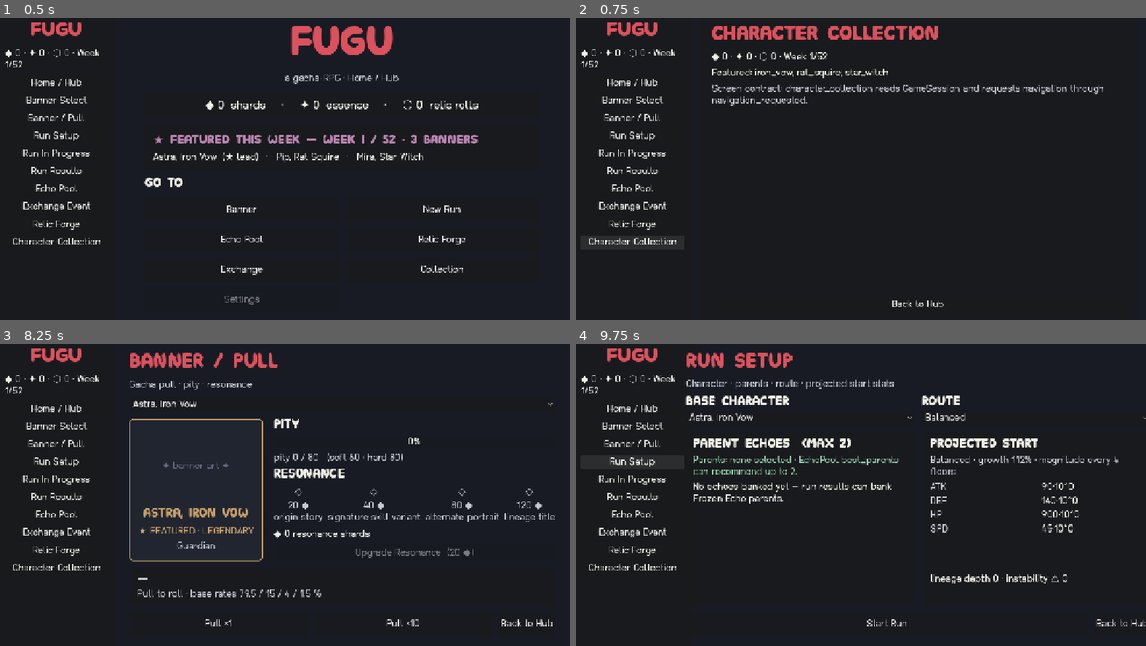
Above: before the commit, frames 1-4 (two rows, left to right).
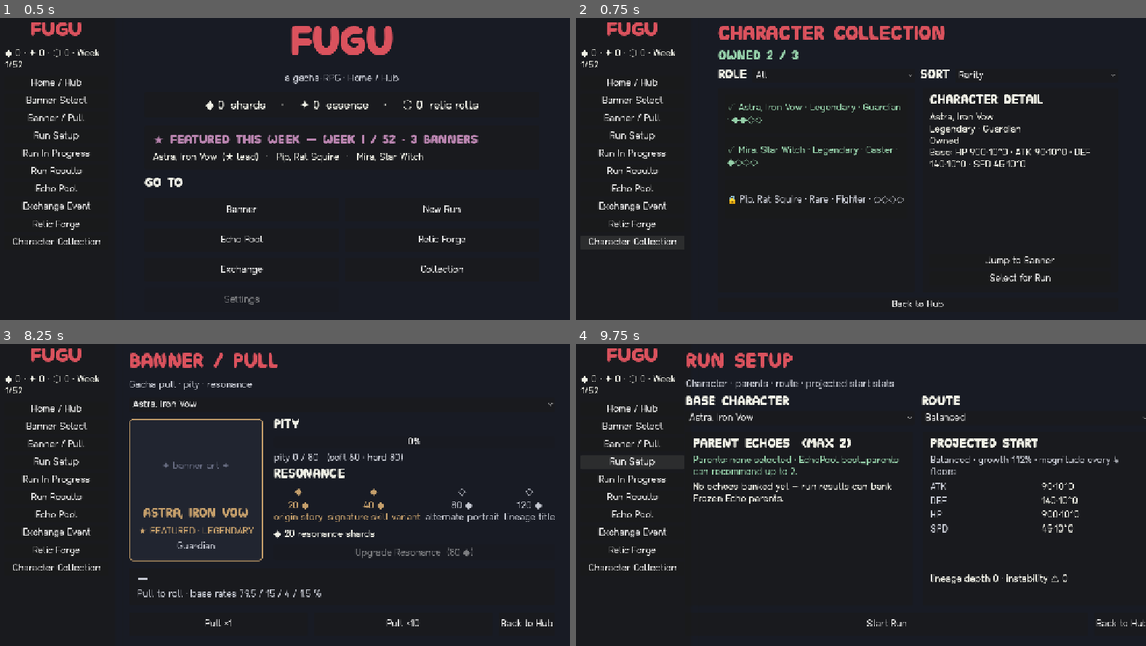
Above: after the commit, the same moments.

Repository: Mezzyface/fugu
Game: Godot game, scene res://main.tscn
Same seed, same stepped clock (60 frames per second), same inputs: the game is played once before the commit and once after it.
Inputs:
- Up to frame 1 (0.5 s): no input
- Up to frame 2 (0.75 s): click "Character Collection" at 0.5 s
- Up to frame 3 (8.25 s): click "Back to Hub" at 1.25 s; click "New Run" at 2 s; click "Back to Hub" at 2.75 s; click "New Run" at 3.5 s; click "Start Run" at 4.25 s; click "Next Floor" at 5 s; click "Next Floor" at 5.75 s; click "Home / Hub" at 6.5 s; click "Banner Select" at 7.25 s; click "Astra, Iron Vow ★ Featured th…" at 8 s
- Up to frame 4 (9.75 s): click "Banner / Pull" at 8.75 s; click "Run Setup" at 9.5 s

Frame 1 is identical in both runs. In frame 2, 5.4% of the frame differs, in the area x 23-95%, y 2-88%; in frame 3, 0.5%; in frame 4, nothing differs.

Commit message:
[Task] Screen 10 Character Collection
Co-Authored-By: Claude Opus 4.8 <noreply@anthropic.com>

Diff:
--- a/game/scenes/character_collection.tscn
+++ b/game/scenes/character_collection.tscn
@@ -1,6 +1,7 @@
-[gd_scene load_steps=2 format=3]
+[gd_scene load_steps=3 format=3 uid="uid://d64collectionscene"]
 
-[ext_resource type="Script" path="res://scripts/ui/screen_base.gd" id="1_screen"]
+[ext_resource type="Script" path="res://scripts/ui/character_collection.gd" id="1_collection"]
+[ext_resource type="Theme" uid="uid://bfugutheme0001" path="res://assets/theme/fugu_theme.tres" id="2_theme"]
 
 [node name="CharacterCollection" type="Control"]
 layout_mode = 3
@@ -9,6 +10,148 @@
 anchor_bottom = 1.0
 grow_horizontal = 2
 grow_vertical = 2
-script = ExtResource("1_screen")
+theme = ExtResource("2_theme")
+script = ExtResource("1_collection")
 screen_id = "character_collection"
 screen_title = "Character Collection"
+
+[node name="Background" type="ColorRect" parent="."]
+layout_mode = 1
+anchors_preset = 15
+anchor_right = 1.0
+anchor_bottom = 1.0
+grow_horizontal = 2
+grow_vertical = 2
+color = Color(0.094118, 0.105882, 0.141176, 1)
+
+[node name="Margin" type="MarginContainer" parent="."]
+layout_mode = 1
+anchors_preset = 15
+anchor_right = 1.0
+anchor_bottom = 1.0
+grow_horizontal = 2
+grow_vertical = 2
+theme_override_constants/margin_left = 42
+theme_override_constants/margin_top = 24
+theme_override_constants/margin_right = 42
+theme_override_constants/margin_bottom = 24
+
+[node name="Root" type="VBoxContainer" parent="Margin"]
+layout_mode = 2
+theme_override_constants/separation = 12
+
+[node name="TitleLabel" type="Label" parent="Margin/Root"]
+layout_mode = 2
+theme_type_variation = &"TitleLabel"
+theme_override_colors/font_color = Color(0.854902, 0.321569, 0.364706, 1)
+text = "Character Collection"
+
+[node name="OwnedLabel" type="Label" parent="Margin/Root"]
+unique_name_in_owner = true
+layout_mode = 2
+theme_type_variation = &"HeaderLabel"
+theme_override_colors/font_color = Color(0.588235, 0.819608, 0.666667, 1)
+text = "owned 2 / 3"
+
+[node name="Controls" type="HBoxContainer" parent="Margin/Root"]
+layout_mode = 2
+theme_override_constants/separation = 12
+
+[node name="RoleText" type="Label" parent="Margin/Root/Controls"]
+layout_mode = 2
+theme_type_variation = &"HeaderLabel"
+theme_override_colors/font_color = Color(0.94, 0.94, 0.9, 1)
+text = "Role"
+
+[node name="RoleFilter" type="OptionButton" parent="Margin/Root/Controls"]
+unique_name_in_owner = true
+layout_mode = 2
+size_flags_horizontal = 3
+
+[node name="SortText" type="Label" parent="Margin/Root/Controls"]
+layout_mode = 2
+theme_type_variation = &"HeaderLabel"
+theme_override_colors/font_color = Color(0.94, 0.94, 0.9, 1)
+text = "Sort"
+
+[node name="SortSelector" type="OptionButton" parent="Margin/Root/Controls"]
+unique_name_in_owner = true
+layout_mode = 2
+size_flags_horizontal = 3
+
+[node name="Body" type="HBoxContainer" parent="Margin/Root"]
+layout_mode = 2
+size_flags_vertical = 3
+theme_override_constants/separation = 18
+
+[node name="RosterPanel" type="PanelContainer" parent="Margin/Root/Body"]
+layout_mode = 2
+size_flags_horizontal = 3
+size_flags_vertical = 3
+
+[node name="RosterMargin" type="MarginContainer" parent="Margin/Root/Body/RosterPanel"]
+layout_mode = 2
+theme_override_constants/margin_left = 16
+theme_override_constants/margin_top = 14
+theme_override_constants/margin_right = 16
+theme_override_constants/margin_bottom = 14
+
+[node name="RosterList" type="VBoxContainer" parent="Margin/Root/Body/RosterPanel/RosterMargin"]
+unique_name_in_owner = true
+layout_mode = 2
+theme_override_constants/separation = 8
+
+[node name="DetailPanel" type="PanelContainer" parent="Margin/Root/Body"]
+custom_minimum_size = Vector2(430, 0)
+layout_mode = 2
+size_flags_horizontal = 0
+size_flags_vertical = 3
+
+[node name="DetailMargin" type="MarginContainer" parent="Margin/Root/Body/DetailPanel"]
+layout_mode = 2
+theme_override_constants/margin_left = 16
+theme_override_constants/margin_top = 14
+theme_override_constants/margin_right = 16
+theme_override_constants/margin_bottom = 14
+
+[node name="DetailStack" type="VBoxContainer" parent="Margin/Root/Body/DetailPanel/DetailMargin"]
+layout_mode = 2
+theme_override_constants/separation = 12
+
+[node name="DetailHeader" type="Label" parent="Margin/Root/Body/DetailPanel/DetailMargin/DetailStack"]
+layout_mode = 2
+theme_type_variation = &"HeaderLabel"
+theme_override_colors/font_color = Color(0.94, 0.94, 0.9, 1)
+text = "Character Detail"
+
+[node name="DetailLabel" type="Label" parent="Margin/Root/Body/DetailPanel/DetailMargin/DetailStack"]
+unique_name_in_owner = true
+layout_mode = 2
+size_flags_vertical = 3
+theme_override_colors/font_color = Color(0.94, 0.94, 0.9, 1)
+autowrap_mode = 3
+text = "Astra, Iron Vow\nLegendary · Guardian\nOwned"
+
+[node name="DetailButtons" type="VBoxContainer" parent="Margin/Root/Body/DetailPanel/DetailMargin/DetailStack"]
+layout_mode = 2
+theme_override_constants/separation = 8
+
+[node name="BannerButton" type="Button" parent="Margin/Root/Body/DetailPanel/DetailMargin/DetailStack/DetailButtons"]
+unique_name_in_owner = true
+layout_mode = 2
+text = "Jump to Banner"
+
+[node name="RunButton" type="Button" parent="Margin/Root/Body/DetailPanel/DetailMargin/DetailStack/DetailButtons"]
+unique_name_in_owner = true
+layout_mode = 2
+text = "Select for Run"
+
+[node name="Buttons" type="HBoxContainer" parent="Margin/Root"]
+layout_mode = 2
+theme_override_constants/separation = 14
+
+[node name="HubButton" type="Button" parent="Margin/Root/Buttons"]
+unique_name_in_owner = true
+layout_mode = 2
+size_flags_horizontal = 3
+text = "Back to Hub"
--- /dev/null
+++ b/game/scripts/ui/character_collection.gd
@@ -0,0 +1,230 @@
+class_name CharacterCollectionScreen
+extends Control
+
+signal navigation_requested(screen_id: String)
+
+const TITLE_COLOR := Color(0.854902, 0.321569, 0.364706, 1.0)
+const BODY_COLOR := Color(0.94, 0.94, 0.90, 1.0)
+const MUTED_COLOR := Color(0.776471, 0.788235, 0.823529, 1.0)
+const OWNED_COLOR := Color(0.588235, 0.819608, 0.666667, 1.0)
+const LEGENDARY_COLOR := Color(0.772549, 0.623529, 0.419608, 1.0)
+
+@export var screen_id: String = "character_collection"
+@export var screen_title: String = "Character Collection"
+
+var session: Node
+var role_filter: String = "all"
+var sort_mode: String = "rarity"
+var selected_character_id: String = ""
+
+@onready var _owned_label: Label = %OwnedLabel
+@onready var _role_filter: OptionButton = %RoleFilter
+@onready var _sort_selector: OptionButton = %SortSelector
+@onready var _roster_list: VBoxContainer = %RosterList
+@onready var _detail_label: Label = %DetailLabel
+@onready var _banner_button: Button = %BannerButton
+@onready var _run_button: Button = %RunButton
+@onready var _hub_button: Button = %HubButton
+
+var _roles: Array[String] = ["all"]
+var _sort_modes: Array[String] = ["rarity", "name", "role"]
+
+
+func _ready() -> void:
+	if session == null:
+		session = get_node_or_null("/root/GameSession")
+	_role_filter.item_selected.connect(_on_role_filter_selected)
+	_sort_selector.item_selected.connect(_on_sort_selected)
+	_banner_button.pressed.connect(_on_banner_pressed)
+	_run_button.pressed.connect(_on_run_pressed)
+	_hub_button.pressed.connect(_on_hub_pressed)
+	_seed_demo_progress()
+	_populate_controls()
+	_refresh()
+
+
+func setup_screen(p_screen_id: String, p_screen_title: String, p_session: Node) -> void:
+	screen_id = p_screen_id
+	screen_title = p_screen_title
+	session = p_session
+	if is_node_ready():
+		_seed_demo_progress()
+		_populate_controls()
+		_refresh()
+
+
+func visible_character_ids() -> Array[String]:
+	var ids: Array[String] = []
+	for character_id: String in _characters().keys():
+		var character: CharacterDef = _characters()[character_id]
+		if role_filter == "all" or character.role == role_filter:
+			ids.append(character_id)
+	ids.sort_custom(_compare_ids)
+	return ids
+
+
+func owned_count() -> int:
+	var count := 0
+	for id: String in _characters().keys():
+		if _is_owned(id):
+			count += 1
+	return count
+
+
+func select_character(character_id: String) -> void:
+	selected_character_id = character_id
+	_refresh_detail()
+
+
+func _populate_controls() -> void:
+	_roles = ["all"]
+	for id: String in _characters().keys():
+		var role: String = (_characters()[id] as CharacterDef).role
+		if not _roles.has(role):
+			_roles.append(role)
+	_roles.sort()
+	_role_filter.clear()
+	for role: String in _roles:
+		_role_filter.add_item(role.capitalize())
+	_role_filter.selected = maxi(0, _roles.find(role_filter))
+	_sort_selector.clear()
+	for mode: String in _sort_modes:
+		_sort_selector.add_item(mode.capitalize())
+	_sort_selector.selected = maxi(0, _sort_modes.find(sort_mode))
+
+
+func _refresh() -> void:
+	if not is_node_ready():
+		return
+	_owned_label.text = "owned %d / %d" % [owned_count(), _characters().size()]
+	_build_roster()
+	if selected_character_id == "" and not visible_character_ids().is_empty():
+		selected_character_id = visible_character_ids()[0]
+	_refresh_detail()
+
+
+func _build_roster() -> void:
+	for child in _roster_list.get_children():
+		child.queue_free()
+	for id: String in visible_character_ids():
+		_roster_list.add_child(_row_button(id))
+
+
+func _row_button(id: String) -> Button:
+	var character: CharacterDef = _characters()[id]
+	var button := Button.new()
+	button.alignment = HORIZONTAL_ALIGNMENT_LEFT
+	button.autowrap_mode = TextServer.AUTOWRAP_WORD_SMART
+	button.custom_minimum_size = Vector2(0, 86)
+	button.size_flags_horizontal = Control.SIZE_EXPAND_FILL
+	button.text = "%s %s · %s · %s · %s" % [
+		"✓" if _is_owned(id) else "🔒",
+		character.name,
+		Rarity.to_string_value(character.rarity).capitalize(),
+		character.role.capitalize(),
+		_resonance_text(id)
+	]
+	button.add_theme_color_override("font_color", OWNED_COLOR if _is_owned(id) else MUTED_COLOR)
+	button.pressed.connect(select_character.bind(id))
+	return button
+
+
+func _refresh_detail() -> void:
+	var character := _selected_character()
+	if character == null:
+		_detail_label.text = "Select a character."
+		return
+	_detail_label.text = "%s\n%s · %s\n%s\nBase: HP %s · ATK %s · DEF %s · SPD %s" % [
+		character.name,
+		Rarity.to_string_value(character.rarity).capitalize(),
+		character.role.capitalize(),
+		"Owned" if _is_owned(character.id) else "Locked — pull from banner",
+		_format_stat(character.base_stats["hp"]),
+		_format_stat(character.base_stats["atk"]),
+		_format_stat(character.base_stats["def"]),
+		_format_stat(character.base_stats["spd"])
+	]
+
+
+func _compare_ids(a: String, b: String) -> bool:
+	var left: CharacterDef = _characters()[a]
+	var right: CharacterDef = _characters()[b]
+	match sort_mode:
+		"name":
+			return left.name < right.name
+		"role":
+			return left.role < right.role if left.role != right.role else left.name < right.name
+		_:
+			return left.rarity > right.rarity if left.rarity != right.rarity else left.name < right.name
+
+
+func _resonance_text(id: String) -> String:
+	var banner := _banner(id)
+	var level := banner.resonance_level if banner != null else 0
+	var marks := ""
+	for i in 4:
+		marks += "◆" if i < level else "◇"
+	return marks
+
+
+func _is_owned(id: String) -> bool:
+	var banner := _banner(id)
+	return banner != null and (banner.shards > 0 or banner.resonance_level > 0 or id == "iron_vow")
+
+
+func _banner(id: String) -> BannerState:
+	if session != null and session.has_method("get_banner_state"):
+		return session.get_banner_state(id)
+	return null
+
+
+func _characters() -> Dictionary:
+	return session.characters if session != null and "characters" in session else CharacterCatalog.sample_characters()
+
+
+func _selected_character() -> CharacterDef:
+	return _characters().get(selected_character_id, null)
+
+
+func _format_stat(stat: BigStat) -> String:
+	if session != null and session.has_method("format_stat"):
+		return session.format_stat(stat)
+	var normalized := stat.normalized()
+	return "%d·10^%d" % [normalized.mantissa, normalized.magnitude]
+
+
+func _seed_demo_progress() -> void:
+	if session == null:
+		return
+	var iron := _banner("iron_vow")
+	if iron != null:
+		iron.shards = maxi(iron.shards, 20)
+		iron.resonance_level = maxi(iron.resonance_level, 2)
+	var witch := _banner("star_witch")
+	if witch != null:
+		witch.shards = maxi(witch.shards, 5)
+		witch.resonance_level = maxi(witch.resonance_level, 1)
+
+
+func _on_role_filter_selected(index: int) -> void:
+	if index >= 0 and index < _roles.size():
+		role_filter = _roles[index]
+		_refresh()
+
+
+func _on_sort_selected(index: int) -> void:
+	if index >= 0 and index < _sort_modes.size():
+		sort_mode = _sort_modes[index]
+		_refresh()
+
+
+func _on_banner_pressed() -> void:
+	navigation_requested.emit("banner_pull")
+
+
+func _on_run_pressed() -> void:
+	navigation_requested.emit("run_setup")
+
+
+func _on_hub_pressed() -> void:
+	navigation_requested.emit("home_hub")
--- /dev/null
+++ b/game/test/test_character_collection.gd
@@ -0,0 +1,60 @@
+extends GutTest
+
+const COLLECTION := preload("res://scenes/character_collection.tscn")
+
+
+func before_each() -> void:
+	GameSession.reset(1)
+
+
+func _make_screen() -> CharacterCollectionScreen:
+	var screen := COLLECTION.instantiate() as CharacterCollectionScreen
+	add_child_autofree(screen)
+	return screen
+
+
+func test_shows_owned_count_and_roster_rows() -> void:
+	var screen := _make_screen()
+	assert_eq(screen.owned_count(), 2)
+	assert_string_contains((screen.get_node("%OwnedLabel") as Label).text, "owned 2 / 3")
+	var list := screen.get_node("%RosterList") as VBoxContainer
+	assert_eq(list.get_child_count(), GameSession.characters.size())
+
+
+func test_roster_rows_show_rarity_and_resonance() -> void:
+	var screen := _make_screen()
+	var list := screen.get_node("%RosterList") as VBoxContainer
+	var first := list.get_child(0) as Button
+	assert_string_contains(first.text, "Legendary")
+	assert_true(first.text.contains("◆") or first.text.contains("◇"))
+
+
+func test_role_filter_limits_visible_characters() -> void:
+	var screen := _make_screen()
+	var role_index := screen._roles.find("caster")
+	screen._on_role_filter_selected(role_index)
+	assert_eq(screen.role_filter, "caster")
+	assert_eq(screen.visible_character_ids(), ["star_witch"])
+
+
+func test_sort_modes_change_visible_order() -> void:
+	var screen := _make_screen()
+	screen.sort_mode = "name"
+	var ids := screen.visible_character_ids()
+	assert_eq(ids[0], "iron_vow")
+	screen.sort_mode = "role"
+	ids = screen.visible_character_ids()
+	assert_eq(GameSession.get_character(ids[0]).role, "caster")
+
+
+func test_select_detail_and_navigation_buttons() -> void:
+	var screen := _make_screen()
+	screen.select_character("rat_squire")
+	assert_string_contains((screen.get_node("%DetailLabel") as Label).text, "Pip")
+	watch_signals(screen)
+	(screen.get_node("%BannerButton") as Button).pressed.emit()
+	assert_signal_emitted_with_parameters(screen, "navigation_requested", ["banner_pull"])
+	(screen.get_node("%RunButton") as Button).pressed.emit()
+	assert_signal_emitted_with_parameters(screen, "navigation_requested", ["run_setup"])
+	(screen.get_node("%HubButton") as Button).pressed.emit()
+	assert_signal_emitted_with_parameters(screen, "navigation_requested", ["home_hub"])
Not shown, added: game/scripts/ui/character_collection.gd.uid
Not shown, added: game/test/test_character_collection.gd.uid
Not shown, added: deliverables/items/64-screen-character-collection.md
Not shown, added: screenshots/64/character_collection.png
